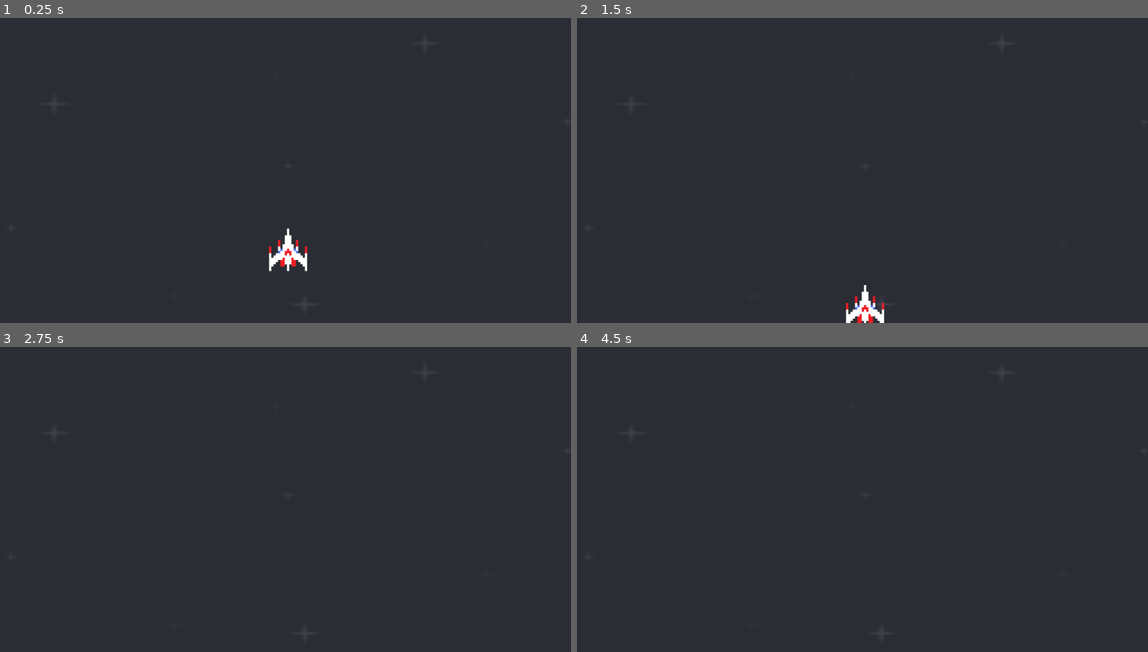
Above: before the commit, frames 1-4 (two rows, left to right).
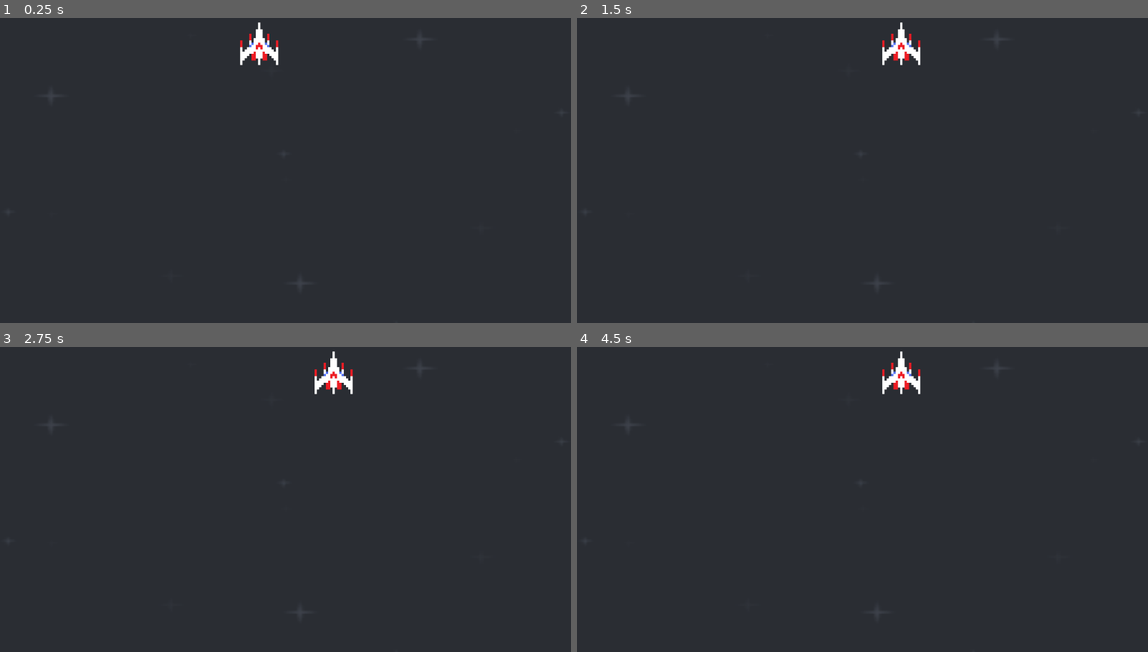
Above: after the commit, the same moments.

Repository: ericaolopess/Jogos-SI
Game: Godot game, scene res://scenes/fase1.tscn
Two runs of this game, one before a commit and one after it. Both use one fixed random seed, a clock stepped at 60 frames per second and the inputs below.
Inputs:
- Up to frame 1 (0.25 s): no input
- Up to frame 2 (1.5 s): hold Right (ui_right) 0.53-1.28 s; hold Left (ui_left) from 1.28 s (still down)
- Up to frame 3 (2.75 s): release Left (ui_left) at 2.03 s; hold Right (ui_right) from 2.03 s (still down)
- Up to frame 4 (4.5 s): release Right (ui_right) at 3.53 s; hold Left (ui_left) from 3.53 s (still down)

The runs differ from the first frame. In frame 1, 0.9% of the frame differs, in the area x 42-54%, y 1-84%; in frame 2, 0.9%; in frame 3, 0.5%; in frame 4, 0.5%.

Commit message:
commit

Diff:
--- a/NaveSI/nave.gd
+++ b/NaveSI/nave.gd
@@ -1,15 +1,17 @@
 extends RigidBody2D
 
-
-# Declare member variables here. Examples:
-var a = 2
-var b = "text"
-
-
+const MOVE_SPEED = 200
 # Called when the node enters the scene tree for the first time.
 func _ready():
-	print_debug("Ola Mundo!!!")
+	linear_velocity = Vector2(0,0)
+
 
 # Called every frame. 'delta' is the elapsed time since the previous frame.
 func _process(delta):
-	print_debug("FPS")
+
+
+	if Input.is_action_pressed("ui_right"):
+		linear_velocity = Vector2(MOVE_SPEED,0)
+
+	if Input.is_action_pressed("ui_left"):
+		linear_velocity = Vector2(-1 * MOVE_SPEED,0)
--- a/NaveSI/scenes/fase1.tscn
+++ b/NaveSI/scenes/fase1.tscn
@@ -6,9 +6,10 @@
 [node name="fase1" type="Node2D"]
 
 [node name="bg" type="Sprite" parent="."]
-position = Vector2( 525.233, 318.418 )
-scale = Vector2( 4.30188, 2.84757 )
+position = Vector2( 517.402, 296.768 )
+scale = Vector2( 4.2797, 2.66453 )
 texture = ExtResource( 1 )
 
 [node name="nave" parent="." instance=ExtResource( 2 )]
-position = Vector2( 518.538, 465.987 )
+position = Vector2( 466.875, 99.9878 )
+gravity_scale = 0.0
